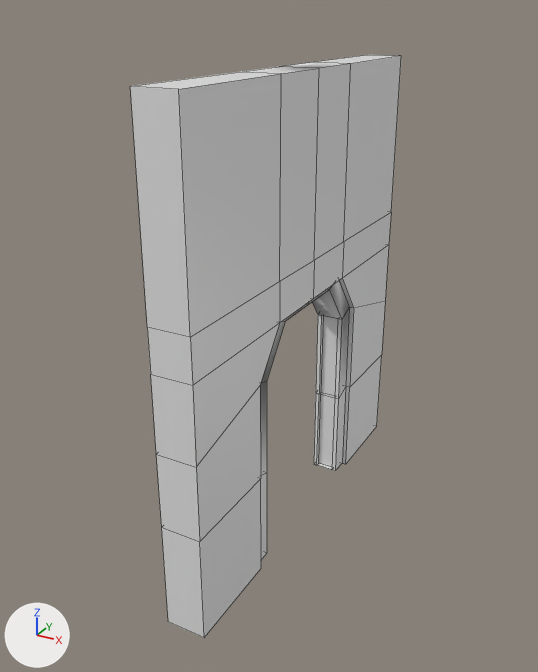
An edit to the FBX model Assets/Assets/Meshes/WallForDoor_Mesh.fbx, drawn before and after from the same camera.
Before and after are seen from a camera (50 mm lens) standing at (3.32, -8.85, 5.45) and looking at (-0.17, -2.51, 2.28). The axes (+X, +Y, +Z) are drawn at lower left. The lights are the same throughout. Mesh edges are drawn as thin lines. Vertices at the same position are counted once.
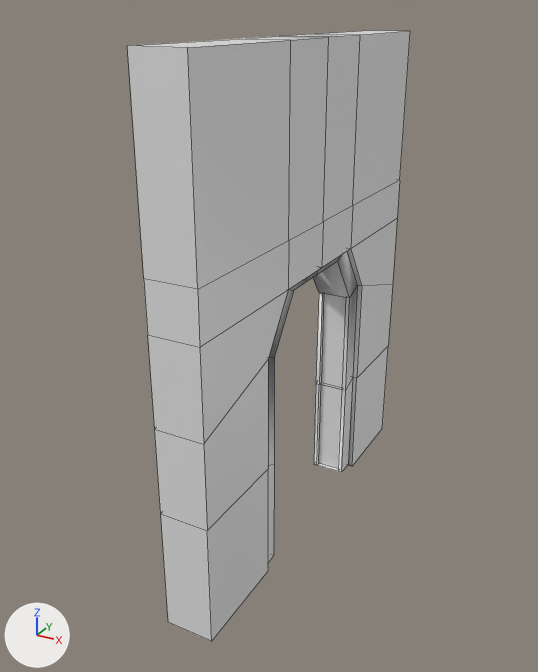
Commit message: Nowe WallForDoor

What changed in the scene script:
```text
Change me_cube_006:
    used by ob_cube; location = (0.0, 0.0, 0.0); rotation_euler = (1.571, 0.0, 0.0), in degrees (90, 0, 0)
    remove me_cube_006.from_pydata(...)  # 122 vertices, 127 faces; spans x -0.21..0.21, y -0.02..4.95, z 0.0..4.47
    add me_cube_006.from_pydata(...)  # 122 vertices, 127 faces; spans x -0.21..0.29, y -4.47..0.0, z -0.02..5.21
    me_cube_006 part 1: 122 of 122 vertices moved; they spanned x -0.21..0.21, y -0.02..4.95, z 0.0..4.47 and now span x -0.21..0.29, y -4.47..0.0, z -0.02..5.21; mean shift (0.04, -4.06, -0.19); largest move (0.21, 4.95, 4.47) -> (0.29, -4.47, 5.21)
Change ob_cube:
    ob_cube.rotation_euler: (1.571, 0.0, 0.0) -> (0.0, 0.0, 0.0)  # degrees (90, 0, 0) -> degrees (0, 0, 0)
```

Where the change shows, as pixel boxes (x1, y1, x2, y2) in the pictures (538 x 672 px):
'Cube', reshaped, turned
    before: (130, 55, 401, 638)
    after: (128, 31, 410, 641)
